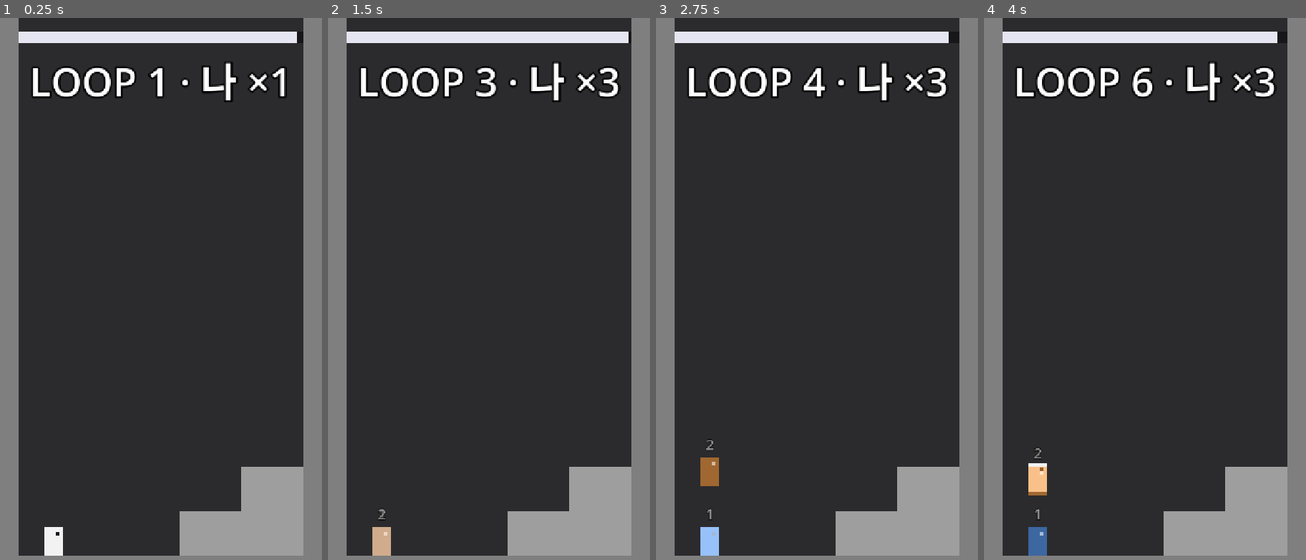
Above: before the commit, frames 1-4 (left to right).
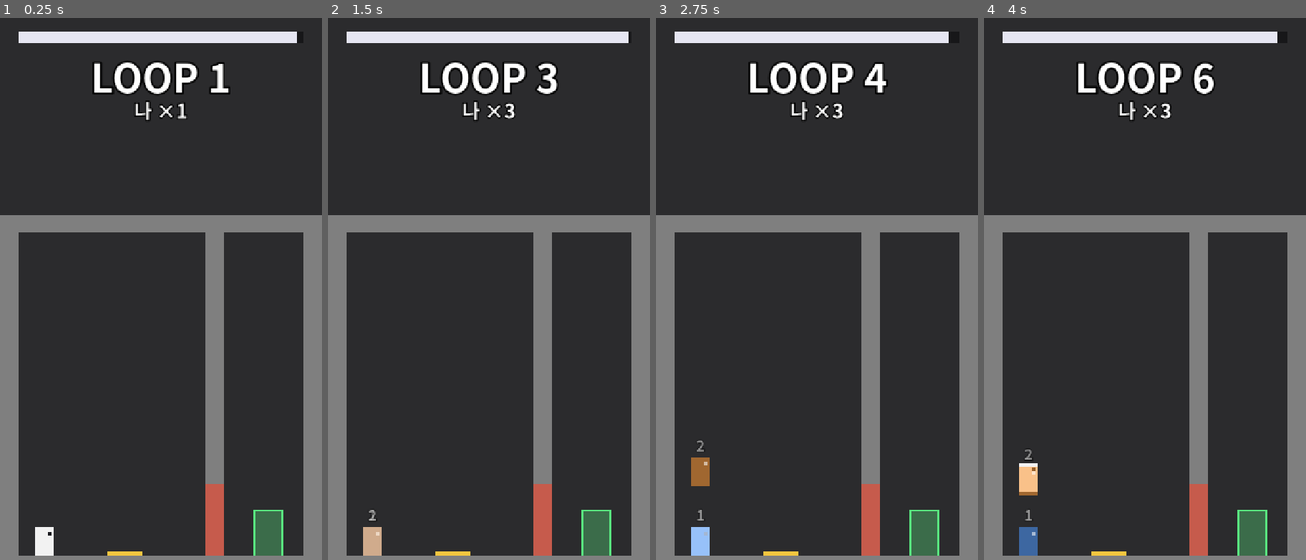
Above: after the commit, the same moments.

Repository: djkdb/echo-loop
Game: Godot game, scene res://game/main.tscn
The game is run twice, just before and just after one commit, with the same random seed, the same clock (stepped at 60 frames per second) and the same inputs.
Inputs:
- Up to frame 1 (0.25 s): no input
- Up to frame 2 (1.5 s): tap Enter at 0.5 s; hold D (move_right) from 0.53 s (still down); tap R (end_loop) at 0.6, 1.35 s; tap Space (jump) at 0.77 s
- Up to frame 3 (2.75 s): tap Space (jump) at 1.52 s; release D (move_right) at 2.03 s; hold A (move_left) from 2.03 s (still down); tap E (interact) at 2.1 s; tap R (end_loop) at 2.3 s
- Up to frame 4 (4 s): release A (move_left) at 2.78 s; hold D (move_right) from 2.78 s (still down); tap R (end_loop) at 2.85, 3.6 s; tap Space (jump) at 3.02, 3.77 s

The runs differ from the first frame. In frame 1, 18% of the frame differs, in the area x 0-100%, y 0-100%; in frame 2, 18%; in frame 3, 19%; in frame 4, 19%.

Commit message:
feat: pressure plate, door, exit and level 1-2
- 레벨 구조: main.tscn은 Level 컨테이너에 레벨 씬을 불러옴(game/main.gd, 기본 level_1_2)
  - 기존 방은 levels/level_test.tscn으로 이동(계단 위에 Exit 추가)
  - levels/level.gd: 레벨 루트가 SpawnPoint·Exit을 export
- objects/pressure_plate: Area2D(sensor), Player+살아있는 고스트 겹침 수로 is_on, toggled(on)
- objects/door: world 레이어, sources 중 하나라도 on이면 열림, 끼임 방지(문 영역이 빌 때 닫힘)
- objects/exit: Player만 감지해 CLEAR. CLEAR 중 타이머 정지, R/Shift+R로 다시 시작
- 리셋 직후 첫 틱의 Area2D 겹침 목록은 리셋 전 상태라 판·출구가 그 틱을 무시
  (출구에서 R 후 즉시 재CLEAR, 새 루프 첫 틱 판 눌림 방지)
- 처리 순서: Ghost -20, Player -10, 판 10, 문 20, 출구 30, LoopManager 100
- levels/level_1_2.tscn "문지기": 판을 지키는 고스트를 넘어 문 너머 출구로
- HUD: "LOOP n" / "나 ×n" 2줄, 화면 중앙 CLEAR
- 폰트: assets/fonts/NotoSansKR-Bold.otf(OFL) 프로젝트 기본 폰트

Co-Authored-By: Claude Opus 5.5 <noreply@anthropic.com>
Claude-Session: https://claude.ai/code/session_012uqn4BG6ySUPafZFc9J89x

Diff:
--- a/actors/player.gd
+++ b/actors/player.gd
@@ -35,7 +35,7 @@
 	add_to_group("resettable")
 	_coyote_ticks = int(coyote_seconds * Engine.physics_ticks_per_second)
 	_jump_buffer_ticks = int(jump_buffer_seconds * Engine.physics_ticks_per_second)
-	reset()
+	# 첫 reset()은 Main이 레벨을 붙이고 SpawnPoint를 넘겨준 뒤 restart_stage로 한다.
 
 
 func _physics_process(delta: float) -> void:
--- a/game/loop_manager.gd
+++ b/game/loop_manager.gd
@@ -11,6 +11,8 @@
 signal loop_ended(loop_index: int)
 ## Shift+R로 스테이지를 처음부터 다시 시작했을 때(리셋 직전) 발생.
 signal stage_restarted
+## 지금의 나가 출구에 닿았을 때. 이후 타이머가 멈추고 R/Shift+R로만 다시 시작한다.
+signal stage_cleared
 
 @export var loop_seconds: float = 10.0
 @export var max_ghosts: int = 2
@@ -22,6 +24,7 @@
 ## 이번 루프에서 지난 물리 틱 수 (0 ~ loop_ticks).
 var tick: int = 0
 var loop_index: int = 1
+var cleared: bool = false
 
 var _ghosts: Array[Ghost] = []
 
@@ -31,6 +34,11 @@
 
 
 func _physics_process(_delta: float) -> void:
+	if cleared:
+		if Input.is_action_just_pressed("restart_stage") or Input.is_action_just_pressed("end_loop", true):
+			restart_stage()
+		return
+
 	# restart_stage(Shift+R)를 먼저 본다. end_loop는 exact match라 Shift+R에는 반응하지 않지만,
 	# 순서를 정해 두면 한 틱에 두 처리가 겹칠 일이 없다.
 	if Input.is_action_just_pressed("restart_stage"):
@@ -51,6 +59,7 @@
 
 func restart_stage() -> void:
 	loop_index = 1
+	cleared = false
 	for ghost: Ghost in _ghosts:
 		# queue_free만 하면 프레임 끝까지 트리·물리 공간에 남아 reset 대상이 되고 밟힐 수도 있다.
 		# 먼저 트리에서 빼서 즉시 물리 공간에서도 사라지게 한다.
@@ -59,6 +68,13 @@
 	_ghosts.clear()
 	stage_restarted.emit()
 	_reset_all()
+
+
+func clear_stage() -> void:
+	if cleared:
+		return
+	cleared = true
+	stage_cleared.emit()
 
 
 func ghost_count() -> int:
--- /dev/null
+++ b/game/main.gd
@@ -0,0 +1,26 @@
+extends Node2D
+## 레벨 씬을 Level 컨테이너에 불러와 Player·LoopManager에 연결하고 스테이지를 시작한다.
+
+@export var level_scene: PackedScene
+
+var level: Level
+
+@onready var _level_root: Node2D = $Level
+@onready var _player: Player = $Player
+@onready var _loop_manager: LoopManager = $LoopManager
+
+
+func _ready() -> void:
+	load_level(level_scene)
+
+
+func load_level(scene: PackedScene) -> void:
+	if level != null:
+		_level_root.remove_child(level)
+		level.queue_free()
+	level = scene.instantiate() as Level
+	_level_root.add_child(level)
+	_player.spawn_point = level.spawn_point
+	level.exit.reached.connect(_loop_manager.clear_stage)
+	# 레벨이 붙은 뒤에 한 번 전체 리셋해야 Player가 이 레벨의 SpawnPoint에서 시작한다.
+	_loop_manager.restart_stage()
--- a/game/main.tscn
+++ b/game/main.tscn
@@ -4,84 +4,18 @@
 [ext_resource type="Script" uid="uid://dkspvijfesdvj" path="res://game/loop_manager.gd" id="2_loop"]
 [ext_resource type="PackedScene" uid="uid://bbhw52j86weeg" path="res://ui/hud.tscn" id="3_hud"]
 [ext_resource type="PackedScene" uid="uid://rm4fyujolkha" path="res://actors/ghost.tscn" id="4_ghost"]
-
-[sub_resource type="RectangleShape2D" id="RectangleShape2D_floor"]
-size = Vector2(720, 80)
-
-[sub_resource type="RectangleShape2D" id="RectangleShape2D_wall"]
-size = Vector2(40, 1200)
-
-[sub_resource type="RectangleShape2D" id="RectangleShape2D_step1"]
-size = Vector2(280, 100)
-
-[sub_resource type="RectangleShape2D" id="RectangleShape2D_step2"]
-size = Vector2(140, 100)
+[ext_resource type="Script" uid="uid://c55v4u3hrn3be" path="res://game/main.gd" id="5_main"]
+[ext_resource type="PackedScene" uid="uid://wr1uvoogxsnw" path="res://levels/level_1_2.tscn" id="6_level"]
 
 [node name="Main" type="Node2D"]
+script = ExtResource("5_main")
+level_scene = ExtResource("6_level")
 
-[node name="Background" type="Polygon2D" parent="."]
-color = Color(0.17, 0.17, 0.18, 1)
-polygon = PackedVector2Array(0, 0, 720, 0, 720, 1280, 0, 1280)
-
-[node name="Room" type="Node2D" parent="."]
-
-[node name="Floor" type="StaticBody2D" parent="Room"]
-position = Vector2(360, 1240)
-
-[node name="CollisionShape2D" type="CollisionShape2D" parent="Room/Floor"]
-shape = SubResource("RectangleShape2D_floor")
-
-[node name="Polygon2D" type="Polygon2D" parent="Room/Floor"]
-color = Color(0.5, 0.5, 0.5, 1)
-polygon = PackedVector2Array(-360, -40, 360, -40, 360, 40, -360, 40)
-
-[node name="LeftWall" type="StaticBody2D" parent="Room"]
-position = Vector2(20, 600)
-
-[node name="CollisionShape2D" type="CollisionShape2D" parent="Room/LeftWall"]
-shape = SubResource("RectangleShape2D_wall")
-
-[node name="Polygon2D" type="Polygon2D" parent="Room/LeftWall"]
-color = Color(0.5, 0.5, 0.5, 1)
-polygon = PackedVector2Array(-20, -600, 20, -600, 20, 600, -20, 600)
-
-[node name="RightWall" type="StaticBody2D" parent="Room"]
-position = Vector2(700, 600)
-
-[node name="CollisionShape2D" type="CollisionShape2D" parent="Room/RightWall"]
-shape = SubResource("RectangleShape2D_wall")
-
-[node name="Polygon2D" type="Polygon2D" parent="Room/RightWall"]
-color = Color(0.5, 0.5, 0.5, 1)
-polygon = PackedVector2Array(-20, -600, 20, -600, 20, 600, -20, 600)
-
-[node name="StairStep1" type="StaticBody2D" parent="Room"]
-position = Vector2(540, 1150)
-
-[node name="CollisionShape2D" type="CollisionShape2D" parent="Room/StairStep1"]
-shape = SubResource("RectangleShape2D_step1")
-
-[node name="Polygon2D" type="Polygon2D" parent="Room/StairStep1"]
-color = Color(0.62, 0.62, 0.62, 1)
-polygon = PackedVector2Array(-140, -50, 140, -50, 140, 50, -140, 50)
-
-[node name="StairStep2" type="StaticBody2D" parent="Room"]
-position = Vector2(610, 1050)
-
-[node name="CollisionShape2D" type="CollisionShape2D" parent="Room/StairStep2"]
-shape = SubResource("RectangleShape2D_step2")
-
-[node name="Polygon2D" type="Polygon2D" parent="Room/StairStep2"]
-color = Color(0.62, 0.62, 0.62, 1)
-polygon = PackedVector2Array(-70, -50, 70, -50, 70, 50, -70, 50)
-
-[node name="SpawnPoint" type="Marker2D" parent="."]
-position = Vector2(120, 1160)
+[node name="Level" type="Node2D" parent="."]
 
 [node name="Ghosts" type="Node2D" parent="."]
 
-[node name="Player" parent="." node_paths=PackedStringArray("spawn_point") instance=ExtResource("1_player")]
-spawn_point = NodePath("../SpawnPoint")
+[node name="Player" parent="." instance=ExtResource("1_player")]
 
 [node name="LoopManager" type="Node" parent="." node_paths=PackedStringArray("player", "ghosts_root")]
 process_physics_priority = 100
--- /dev/null
+++ b/levels/level.gd
@@ -0,0 +1,6 @@
+class_name Level
+extends Node2D
+## 레벨 씬 루트. Main이 여기서 스폰 위치와 출구를 받아 Player·LoopManager에 연결한다.
+
+@export var spawn_point: Marker2D
+@export var exit: Exit
--- /dev/null
+++ b/levels/level_1_2.tscn
@@ -0,0 +1,95 @@
+[gd_scene format=3 uid="uid://wr1uvoogxsnw"]
+
+[ext_resource type="Script" uid="uid://d0t6pnrne08kt" path="res://levels/level.gd" id="1_level"]
+[ext_resource type="PackedScene" uid="uid://curqtt3tkxrfw" path="res://objects/exit.tscn" id="2_exit"]
+[ext_resource type="PackedScene" uid="uid://8rtice17j7mo" path="res://objects/pressure_plate.tscn" id="3_plate"]
+[ext_resource type="PackedScene" uid="uid://d3q08poj7t8pt" path="res://objects/door.tscn" id="4_door"]
+
+[sub_resource type="RectangleShape2D" id="RectangleShape2D_ceiling"]
+size = Vector2(720, 40)
+
+[sub_resource type="RectangleShape2D" id="RectangleShape2D_floor"]
+size = Vector2(720, 80)
+
+[sub_resource type="RectangleShape2D" id="RectangleShape2D_leftwall"]
+size = Vector2(40, 760)
+
+[sub_resource type="RectangleShape2D" id="RectangleShape2D_rightwall"]
+size = Vector2(40, 760)
+
+[sub_resource type="RectangleShape2D" id="RectangleShape2D_divider"]
+size = Vector2(40, 560)
+
+[node name="Level1_2" type="Node2D" node_paths=PackedStringArray("spawn_point", "exit")]
+script = ExtResource("1_level")
+spawn_point = NodePath("SpawnPoint")
+exit = NodePath("Exit")
+
+[node name="Background" type="Polygon2D" parent="."]
+color = Color(0.17, 0.17, 0.18, 1)
+polygon = PackedVector2Array(0, 0, 720, 0, 720, 1280, 0, 1280)
+
+[node name="Room" type="Node2D" parent="."]
+
+[node name="Ceiling" type="StaticBody2D" parent="Room"]
+position = Vector2(360, 460)
+
+[node name="CollisionShape2D" type="CollisionShape2D" parent="Room/Ceiling"]
+shape = SubResource("RectangleShape2D_ceiling")
+
+[node name="Polygon2D" type="Polygon2D" parent="Room/Ceiling"]
+color = Color(0.5, 0.5, 0.5, 1)
+polygon = PackedVector2Array(-360, -20, 360, -20, 360, 20, -360, 20)
+
+[node name="Floor" type="StaticBody2D" parent="Room"]
+position = Vector2(360, 1240)
+
+[node name="CollisionShape2D" type="CollisionShape2D" parent="Room/Floor"]
+shape = SubResource("RectangleShape2D_floor")
+
+[node name="Polygon2D" type="Polygon2D" parent="Room/Floor"]
+color = Color(0.5, 0.5, 0.5, 1)
+polygon = PackedVector2Array(-360, -40, 360, -40, 360, 40, -360, 40)
+
+[node name="LeftWall" type="StaticBody2D" parent="Room"]
+position = Vector2(20, 820)
+
+[node name="CollisionShape2D" type="CollisionShape2D" parent="Room/LeftWall"]
+shape = SubResource("RectangleShape2D_leftwall")
+
+[node name="Polygon2D" type="Polygon2D" parent="Room/LeftWall"]
+color = Color(0.5, 0.5, 0.5, 1)
+polygon = PackedVector2Array(-20, -380, 20, -380, 20, 380, -20, 380)
+
+[node name="RightWall" type="StaticBody2D" parent="Room"]
+position = Vector2(700, 820)
+
+[node name="CollisionShape2D" type="CollisionShape2D" parent="Room/RightWall"]
+shape = SubResource("RectangleShape2D_rightwall")
+
+[node name="Polygon2D" type="Polygon2D" parent="Room/RightWall"]
+color = Color(0.5, 0.5, 0.5, 1)
+polygon = PackedVector2Array(-20, -380, 20, -380, 20, 380, -20, 380)
+
+[node name="Divider" type="StaticBody2D" parent="Room"]
+position = Vector2(480, 760)
+
+[node name="CollisionShape2D" type="CollisionShape2D" parent="Room/Divider"]
+shape = SubResource("RectangleShape2D_divider")
+
+[node name="Polygon2D" type="Polygon2D" parent="Room/Divider"]
+color = Color(0.5, 0.5, 0.5, 1)
+polygon = PackedVector2Array(-20, -280, 20, -280, 20, 280, -20, 280)
+
+[node name="PressurePlate" parent="." instance=ExtResource("3_plate")]
+position = Vector2(280, 1200)
+
+[node name="Door" parent="." instance=ExtResource("4_door")]
+position = Vector2(480, 1120)
+sources = Array[NodePath]([NodePath("../PressurePlate")])
+
+[node name="Exit" parent="." instance=ExtResource("2_exit")]
+position = Vector2(600, 1200)
+
+[node name="SpawnPoint" type="Marker2D" parent="."]
+position = Vector2(100, 1160)
--- /dev/null
+++ b/levels/level_test.tscn
@@ -0,0 +1,83 @@
+[gd_scene format=3 uid="uid://0tlakmyaeeyx"]
+
+[ext_resource type="Script" uid="uid://d0t6pnrne08kt" path="res://levels/level.gd" id="1_level"]
+[ext_resource type="PackedScene" uid="uid://curqtt3tkxrfw" path="res://objects/exit.tscn" id="2_exit"]
+
+[sub_resource type="RectangleShape2D" id="RectangleShape2D_floor"]
+size = Vector2(720, 80)
+
+[sub_resource type="RectangleShape2D" id="RectangleShape2D_wall"]
+size = Vector2(40, 1200)
+
+[sub_resource type="RectangleShape2D" id="RectangleShape2D_step1"]
+size = Vector2(280, 100)
+
+[sub_resource type="RectangleShape2D" id="RectangleShape2D_step2"]
+size = Vector2(140, 100)
+
+[node name="LevelTest" type="Node2D" node_paths=PackedStringArray("spawn_point", "exit")]
+script = ExtResource("1_level")
+spawn_point = NodePath("SpawnPoint")
+exit = NodePath("Exit")
+
+[node name="Background" type="Polygon2D" parent="."]
+color = Color(0.17, 0.17, 0.18, 1)
+polygon = PackedVector2Array(0, 0, 720, 0, 720, 1280, 0, 1280)
+
+[node name="Room" type="Node2D" parent="."]
+
+[node name="Floor" type="StaticBody2D" parent="Room"]
+position = Vector2(360, 1240)
+
+[node name="CollisionShape2D" type="CollisionShape2D" parent="Room/Floor"]
+shape = SubResource("RectangleShape2D_floor")
+
+[node name="Polygon2D" type="Polygon2D" parent="Room/Floor"]
+color = Color(0.5, 0.5, 0.5, 1)
+polygon = PackedVector2Array(-360, -40, 360, -40, 360, 40, -360, 40)
+
+[node name="LeftWall" type="StaticBody2D" parent="Room"]
+position = Vector2(20, 600)
+
+[node name="CollisionShape2D" type="CollisionShape2D" parent="Room/LeftWall"]
+shape = SubResource("RectangleShape2D_wall")
+
+[node name="Polygon2D" type="Polygon2D" parent="Room/LeftWall"]
+color = Color(0.5, 0.5, 0.5, 1)
+polygon = PackedVector2Array(-20, -600, 20, -600, 20, 600, -20, 600)
+
+[node name="RightWall" type="StaticBody2D" parent="Room"]
+position = Vector2(700, 600)
+
+[node name="CollisionShape2D" type="CollisionShape2D" parent="Room/RightWall"]
+shape = SubResource("RectangleShape2D_wall")
+
+[node name="Polygon2D" type="Polygon2D" parent="Room/RightWall"]
+color = Color(0.5, 0.5, 0.5, 1)
+polygon = PackedVector2Array(-20, -600, 20, -600, 20, 600, -20, 600)
+
+[node name="StairStep1" type="StaticBody2D" parent="Room"]
+position = Vector2(540, 1150)
+
+[node name="CollisionShape2D" type="CollisionShape2D" parent="Room/StairStep1"]
+shape = SubResource("RectangleShape2D_step1")
+
+[node name="Polygon2D" type="Polygon2D" parent="Room/StairStep1"]
+color = Color(0.62, 0.62, 0.62, 1)
+polygon = PackedVector2Array(-140, -50, 140, -50, 140, 50, -140, 50)
+
+[node name="StairStep2" type="StaticBody2D" parent="Room"]
+position = Vector2(610, 1050)
+
+[node name="CollisionShape2D" type="CollisionShape2D" parent="Room/StairStep2"]
+shape = SubResource("RectangleShape2D_step2")
+
+[node name="Polygon2D" type="Polygon2D" parent="Room/StairStep2"]
+color = Color(0.62, 0.62, 0.62, 1)
+polygon = PackedVector2Array(-70, -50, 70, -50, 70, 50, -70, 50)
+
+[node name="SpawnPoint" type="Marker2D" parent="."]
+position = Vector2(120, 1160)
+
+[node name="Exit" parent="." instance=ExtResource("2_exit")]
+position = Vector2(620, 1000)
--- /dev/null
+++ b/objects/door.gd
@@ -0,0 +1,62 @@
+class_name Door
+extends StaticBody2D
+## 연결된 소스 중 하나라도 on이면 열리는 문(규칙 7). world 레이어라 닫혀 있으면 고스트 경로를 막는다.
+##
+## 실행 순서: process_physics_priority = 20. 소스(압력판, 10)가 이번 틱 판정을 끝낸 뒤 열고 닫는다.
+
+## is_on 프로퍼티를 가진 노드(압력판·레버·시한 버튼)들.
+@export var sources: Array[NodePath] = []
+
+var is_open: bool = false
+
+var _sources: Array[Node] = []
+
+@onready var _shape: CollisionShape2D = $CollisionShape2D
+@onready var _sensor: Area2D = $Sensor
+@onready var _visual: CanvasItem = $Visual
+
+
+func _ready() -> void:
+	add_to_group("resettable")
+	for path: NodePath in sources:
+		var source: Node = get_node_or_null(path)
+		if source == null or not "is_on" in source:
+			push_warning("Door %s: 소스 %s를 찾을 수 없거나 is_on이 없다." % [name, path])
+			continue
+		_sources.append(source)
+
+
+func _physics_process(_delta: float) -> void:
+	if _any_source_on():
+		_set_open(true)
+	elif is_open and not _is_occupied():
+		# 끼임 방지: 문 영역에 누가 있으면 닫지 않고, 비는 틱에 닫는다.
+		_set_open(false)
+
+
+func reset() -> void:
+	_set_open(false)
+
+
+func _any_source_on() -> bool:
+	for source: Node in _sources:
+		if source.is_on:
+			return true
+	return false
+
+
+func _is_occupied() -> bool:
+	for body: Node2D in _sensor.get_overlapping_bodies():
+		if body is Ghost and not (body as Ghost).alive:
+			continue
+		return true
+	return false
+
+
+func _set_open(open: bool) -> void:
+	if is_open == open:
+		return
+	is_open = open
+	# 충돌을 즉시 켜고 꺼야 같은 틱 기준으로 고스트의 test_move가 문 상태를 본다.
+	_shape.disabled = open
+	_visual.modulate.a = 0.15 if open else 1.0
--- /dev/null
+++ b/objects/door.tscn
@@ -0,0 +1,25 @@
+[gd_scene format=3 uid="uid://d3q08poj7t8pt"]
+
+[ext_resource type="Script" uid="uid://cdx5153vs840u" path="res://objects/door.gd" id="1_door"]
+
+[sub_resource type="RectangleShape2D" id="RectangleShape2D_door"]
+size = Vector2(40, 160)
+
+[node name="Door" type="StaticBody2D"]
+process_physics_priority = 20
+collision_mask = 0
+script = ExtResource("1_door")
+
+[node name="CollisionShape2D" type="CollisionShape2D" parent="."]
+shape = SubResource("RectangleShape2D_door")
+
+[node name="Sensor" type="Area2D" parent="."]
+collision_layer = 8
+collision_mask = 6
+
+[node name="CollisionShape2D" type="CollisionShape2D" parent="Sensor"]
+shape = SubResource("RectangleShape2D_door")
+
+[node name="Visual" type="Polygon2D" parent="."]
+color = Color(0.78, 0.36, 0.3, 1)
+polygon = PackedVector2Array(-20, -80, 20, -80, 20, 80, -20, 80)
--- /dev/null
+++ b/objects/exit.gd
@@ -0,0 +1,37 @@
+class_name Exit
+extends Area2D
+## 지금의 나(Player)가 닿으면 스테이지 클리어. mask가 player뿐이라 고스트는 감지조차 하지 않는다.
+##
+## 실행 순서: process_physics_priority = 30. LoopManager(100)보다 먼저 돌아,
+## 출구에 닿은 틱에 시간 초과가 겹쳐도 클리어가 우선한다.
+
+signal reached
+
+var _player_inside: bool = false
+## Area2D의 겹침 목록은 리셋 직후 첫 틱에 아직 리셋 전 위치 기준이다(측정).
+## 그 틱을 쓰면 출구에서 R을 눌러 다시 시작해도 바로 또 CLEAR가 된다.
+var _ignore_stale_overlaps: bool = false
+
+
+func _ready() -> void:
+	add_to_group("resettable")
+
+
+func _physics_process(_delta: float) -> void:
+	if _ignore_stale_overlaps:
+		_ignore_stale_overlaps = false
+		return
+	var inside: bool = false
+	for body: Node2D in get_overlapping_bodies():
+		if body is Player:
+			inside = true
+			break
+	# 닿는 순간 한 번만 알린다.
+	if inside and not _player_inside:
+		reached.emit()
+	_player_inside = inside
+
+
+func reset() -> void:
+	_player_inside = false
+	_ignore_stale_overlaps = true
--- /dev/null
+++ b/objects/exit.tscn
@@ -0,0 +1,25 @@
+[gd_scene format=3 uid="uid://curqtt3tkxrfw"]
+
+[ext_resource type="Script" uid="uid://dd0rlixr14esn" path="res://objects/exit.gd" id="1_exit"]
+
+[sub_resource type="RectangleShape2D" id="RectangleShape2D_exit"]
+size = Vector2(60, 100)
+
+[node name="Exit" type="Area2D"]
+process_physics_priority = 30
+collision_layer = 8
+collision_mask = 2
+script = ExtResource("1_exit")
+
+[node name="CollisionShape2D" type="CollisionShape2D" parent="."]
+position = Vector2(0, -50)
+shape = SubResource("RectangleShape2D_exit")
+
+[node name="Visual" type="Polygon2D" parent="."]
+color = Color(0.35, 0.9, 0.5, 0.35)
+polygon = PackedVector2Array(-30, -100, 30, -100, 30, 0, -30, 0)
+
+[node name="Frame" type="Line2D" parent="."]
+points = PackedVector2Array(-30, 0, -30, -100, 30, -100, 30, 0)
+width = 4.0
+default_color = Color(0.35, 0.9, 0.5, 1)
--- /dev/null
+++ b/objects/pressure_plate.gd
@@ -0,0 +1,51 @@
+class_name PressurePlate
+extends Area2D
+## 누군가 올라가 있는 동안만 on. 겹친 바디 수로 판정해 Player와 고스트를 똑같이 다룬다(규칙 8).
+##
+## 실행 순서: process_physics_priority = 10. 바디들이 움직인 뒤, 받는 쪽(문, 20)보다 먼저 판정한다.
+## 겹침 목록은 직전 물리 스텝 결과라 Player·고스트 모두 같은 틱 지연으로 반영된다(결정론).
+
+signal toggled(on: bool)
+
+var is_on: bool = false
+
+## Area2D의 겹침 목록은 리셋 직후 첫 틱에 아직 리셋 전 위치 기준이다(측정).
+## 그 틱을 그대로 쓰면 이전 루프 끝에 판 위에 있던 바디 때문에 새 루프 첫 틱에 판이 눌린다.
+var _ignore_stale_overlaps: bool = false
+
+@onready var _visual: Node2D = $Visual
+
+
+func _ready() -> void:
+	add_to_group("resettable")
+
+
+func _physics_process(_delta: float) -> void:
+	if _ignore_stale_overlaps:
+		_ignore_stale_overlaps = false
+		return
+	_set_on(_pressing_body_count() > 0)
+
+
+func reset() -> void:
+	_set_on(false)
+	_ignore_stale_overlaps = true
+
+
+func _pressing_body_count() -> int:
+	var count: int = 0
+	for body: Node2D in get_overlapping_bodies():
+		# 붕괴한 고스트는 사라진 것이므로 누르지 않는다.
+		if body is Ghost and not (body as Ghost).alive:
+			continue
+		count += 1
+	return count
+
+
+func _set_on(on: bool) -> void:
+	if is_on == on:
+		return
+	is_on = on
+	# 눌린 게 보이도록 살짝 내려앉힌다.
+	_visual.position.y = 4.0 if on else 0.0
+	toggled.emit(on)
--- /dev/null
+++ b/objects/pressure_plate.tscn
@@ -0,0 +1,22 @@
+[gd_scene format=3 uid="uid://8rtice17j7mo"]
+
+[ext_resource type="Script" uid="uid://chstqh45fijx1" path="res://objects/pressure_plate.gd" id="1_plate"]
+
+[sub_resource type="RectangleShape2D" id="RectangleShape2D_plate"]
+size = Vector2(80, 16)
+
+[node name="PressurePlate" type="Area2D"]
+process_physics_priority = 10
+collision_layer = 8
+collision_mask = 6
+script = ExtResource("1_plate")
+
+[node name="CollisionShape2D" type="CollisionShape2D" parent="."]
+position = Vector2(0, -8)
+shape = SubResource("RectangleShape2D_plate")
+
+[node name="Visual" type="Node2D" parent="."]
+
+[node name="Top" type="Polygon2D" parent="Visual"]
+color = Color(0.95, 0.78, 0.25, 1)
+polygon = PackedVector2Array(-40, -10, 40, -10, 40, 0, -40, 0)
--- a/project.godot
+++ b/project.godot
@@ -22,6 +22,10 @@
 window/size/window_height_override=640
 window/stretch/mode="canvas_items"
 window/stretch/aspect="keep"
+
+[gui]
+
+theme/custom_font="uid://ddexe0gwhqesb"
 
 [input]
 
--- a/ui/hud.gd
+++ b/ui/hud.gd
@@ -1,6 +1,6 @@
 class_name Hud
 extends CanvasLayer
-## 남은 시간 바와 "LOOP n · 나 ×n" 표시. 게임 상태는 읽기만 하므로 _process(연출)에서 갱신한다.
+## 남은 시간 바, "LOOP n" / "나 ×n" 두 줄, 클리어 표시. 게임 상태는 읽기만 하므로 _process(연출)에서 갱신한다.
 
 @export var loop_manager: LoopManager
 @export var warning_seconds: float = 3.0
@@ -11,6 +11,8 @@
 
 @onready var _fill: ColorRect = $TimeBar/Fill
 @onready var _loop_label: Label = $LoopLabel
+@onready var _count_label: Label = $CountLabel
+@onready var _clear_panel: Control = $ClearPanel
 
 
 func _ready() -> void:
@@ -24,4 +26,6 @@
 	# 왼쪽 끝을 기준으로 줄어들도록 크기 대신 scale.x를 쓴다(앵커·오프셋을 건드리지 않음).
 	_fill.scale.x = float(remaining) / float(loop_manager.loop_ticks)
 	_fill.color = warning_color if remaining <= _warning_ticks else bar_color
-	_loop_label.text = "LOOP %d · 나 ×%d" % [loop_manager.loop_index, loop_manager.ghost_count() + 1]
+	_loop_label.text = "LOOP %d" % loop_manager.loop_index
+	_count_label.text = "나 ×%d" % (loop_manager.ghost_count() + 1)
+	_clear_panel.visible = loop_manager.cleared
--- a/ui/hud.tscn
+++ b/ui/hud.tscn
@@ -27,8 +27,8 @@
 [node name="LoopLabel" type="Label" parent="."]
 anchors_preset = 10
 anchor_right = 1.0
-offset_top = 72.0
-offset_bottom = 184.0
+offset_top = 64.0
+offset_bottom = 176.0
 grow_horizontal = 2
 theme_override_colors/font_outline_color = Color(0, 0, 0, 1)
 theme_override_constants/outline_size = 16
@@ -36,3 +36,71 @@
 text = "LOOP 1"
 horizontal_alignment = 1
 vertical_alignment = 1
+
+[node name="CountLabel" type="Label" parent="."]
+anchors_preset = 10
+anchor_right = 1.0
+offset_top = 172.0
+offset_bottom = 236.0
+grow_horizontal = 2
+theme_override_colors/font_outline_color = Color(0, 0, 0, 1)
+theme_override_constants/outline_size = 12
+theme_override_font_sizes/font_size = 44
+text = "나 ×1"
+horizontal_alignment = 1
+vertical_alignment = 1
+
+[node name="ClearPanel" type="Control" parent="."]
+visible = false
+layout_mode = 3
+anchors_preset = 15
+anchor_right = 1.0
+anchor_bottom = 1.0
+grow_horizontal = 2
+grow_vertical = 2
+mouse_filter = 2
+
+[node name="Dim" type="ColorRect" parent="ClearPanel"]
+layout_mode = 1
+anchors_preset = 15
+anchor_right = 1.0
+anchor_bottom = 1.0
+grow_horizontal = 2
+grow_vertical = 2
+mouse_filter = 2
+color = Color(0, 0, 0, 0.35)
+
+[node name="ClearLabel" type="Label" parent="ClearPanel"]
+layout_mode = 1
+anchors_preset = 14
+anchor_top = 0.5
+anchor_right = 1.0
+anchor_bottom = 0.5
+offset_top = -130.0
+offset_bottom = 50.0
+grow_horizontal = 2
+grow_vertical = 2
+theme_override_colors/font_color = Color(0.45, 1, 0.6, 1)
+theme_override_colors/font_outline_color = Color(0, 0, 0, 1)
+theme_override_constants/outline_size = 24
+theme_override_font_sizes/font_size = 150
+text = "CLEAR"
+horizontal_alignment = 1
+vertical_alignment = 1
+
+[node name="HintLabel" type="Label" parent="ClearPanel"]
+layout_mode = 1
+anchors_preset = 14
+anchor_top = 0.5
+anchor_right = 1.0
+anchor_bottom = 0.5
+offset_top = 50.0
+offset_bottom = 110.0
+grow_horizontal = 2
+grow_vertical = 2
+theme_override_colors/font_outline_color = Color(0, 0, 0, 1)
+theme_override_constants/outline_size = 10
+theme_override_font_sizes/font_size = 40
+text = "R: 다시 시작"
+horizontal_alignment = 1
+vertical_alignment = 1
Binary file added: assets/fonts/NotoSansKR-Bold.otf
Not shown, added: assets/fonts/NotoSansKR-Bold.otf.import
Not shown, added: assets/fonts/OFL.txt
Not shown, added: game/main.gd.uid
Not shown, added: levels/level.gd.uid
Not shown, added: objects/door.gd.uid
Not shown, added: objects/exit.gd.uid
Not shown, added: objects/pressure_plate.gd.uid
Not shown, changed: CLAUDE.md
Not shown, removed: levels/.gitkeep
Not shown, removed: objects/.gitkeep
